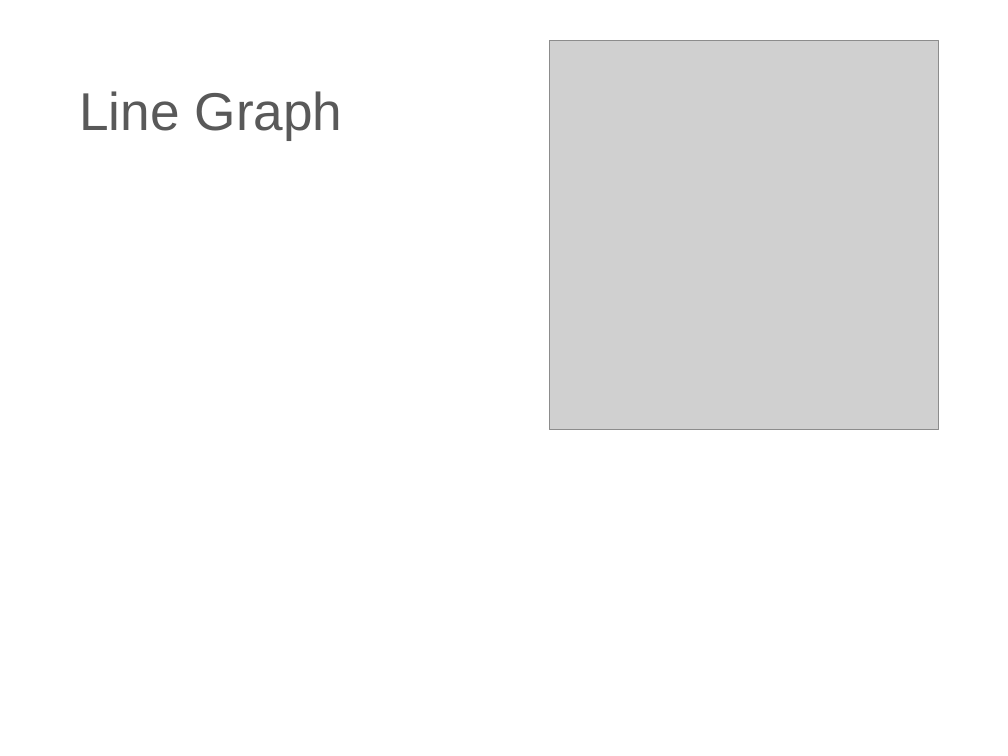
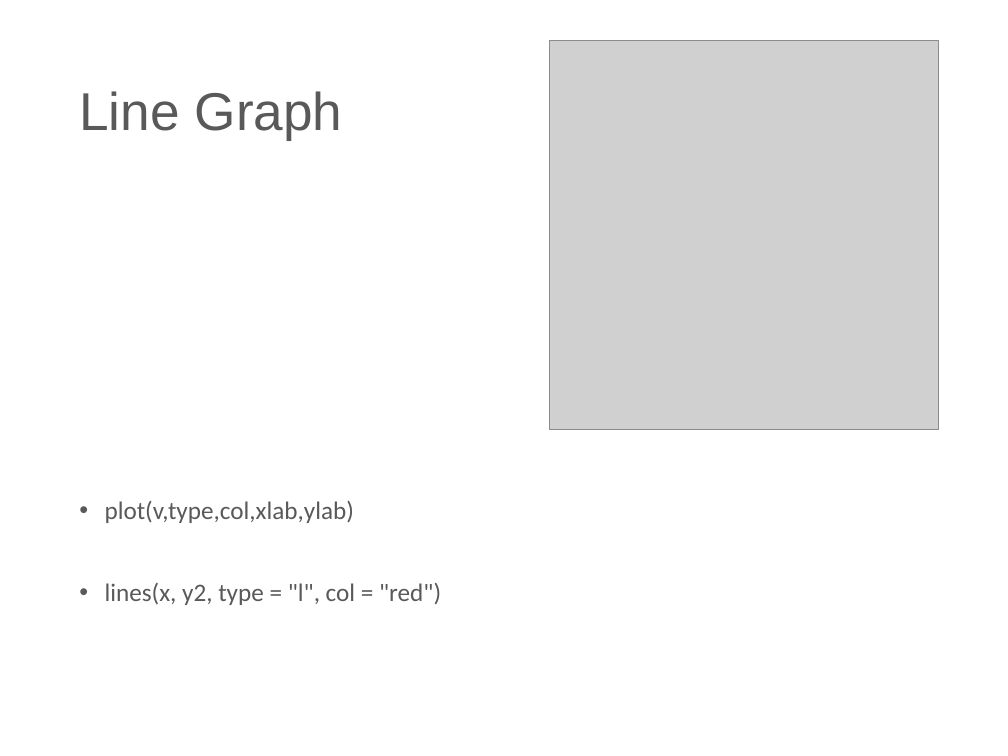
Before and after one commit to PeterAnema/Introductietraining_R_UWV, a slide deck: slide 59 of Slides/Introductie R.pptx (slide 58 before the commit). Drawn at 1008x756 pixels with LibreOffice and Linux fonts; fonts in the diff are those of the drawing; grey boxes stand for pictures; background and template pictures are left out. Boxes give left, top, right and bottom in pixels: in the first picture for what was removed or moved away, otherwise in the second. Text is boxed around its words. In the diff, an @@ line names an element or a change of style, - is before the commit and + after.

```diff
--- a/Slides/Introductie R.pptx
+++ b/Slides/Introductie R.pptx
@@ text added at <box>105,501,441,605</box>, 18 pt, text #595959 @@
+• plot(v,type,col,xlab,ylab)
+• lines(x, y2, type = "l", col = "red")
```
Also in this commit, not shown: 5 other slides changed, 3 slides added, 2 slides removed, 15 other files.
